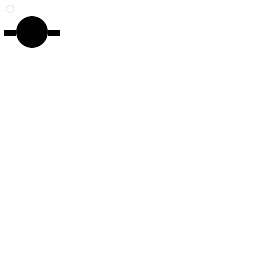
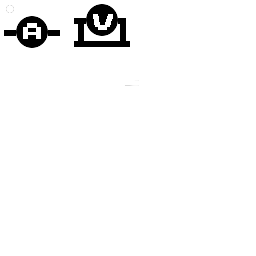
Layered file, before and after one edit (256 × 256). Changes by layer:
added layer "voltmeter" above "ammeter" over [74,4,139,86]
painted on "ammeter" over [23,23,41,39]
